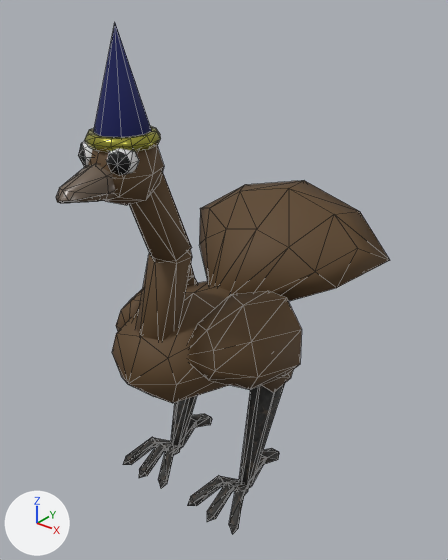
Renders of the glTF model assets/bird.glb from each side of a commit.
Rendered twice from a camera (50 mm lens) standing at (1.76, -1.96, 2.48) and looking at (0.05, 0.17, 1.16). Every picture has the same lights, and +X, +Y and +Z are marked at lower left. Mesh edges are drawn as thin lines. Where no turn or scale is listed for an object, it has been applied to the vertices.

The older version as bpy lines, for what is in view:
```python
ob_cube = bpy.data.objects.new('Cube', me_mesh)
ob_cube.location = (0.0, 0.66, 1.248)
ob_cube_005 = bpy.data.objects.new('Cube.005', me_cube_006)
ob_cube_005.location = (0.149, -0.087, 0.055)
ob_cylinder_001 = bpy.data.objects.new('Cylinder.001', me_cylinder_001)
ob_cylinder_001.location = (0.0, -0.214, 1.168)
ob_cylinder_002 = bpy.data.objects.new('Cylinder.002', me_cylinder_002)
ob_cylinder_002.location = (0.0, -0.228, 1.617)
ob_cylinder_003 = bpy.data.objects.new('Cylinder.003', me_cylinder_003)
ob_cylinder_003.location = (0.257, 0.262, 0.746)
ob_hat = bpy.data.objects.new('hat', me_cone)
ob_hat.location = (0.0, -0.372, 2.146)
ob_sphere = bpy.data.objects.new('Sphere', me_sphere)
ob_sphere.location = (0.0, 0.0, 0.903)
ob_sphere_001 = bpy.data.objects.new('Sphere.001', me_sphere_001)
ob_sphere_001.location = (0.0, -0.377, 1.832)
ob_sphere_002 = bpy.data.objects.new('Sphere.002', me_sphere_002)
ob_sphere_002.location = (0.284, 0.0, 0.977)
# also in view: 'Torus' at (0.0, -0.37, 1.95); 'Cube.007' at (0.0, -0.1, 0.06); 'Cube.001' at (0.0, -0.55, 1.82); 'Cube.003' at (0.0, -0.11, 0.06); 'Sphere.003' at (0.0, -0.45, 1.89)
```
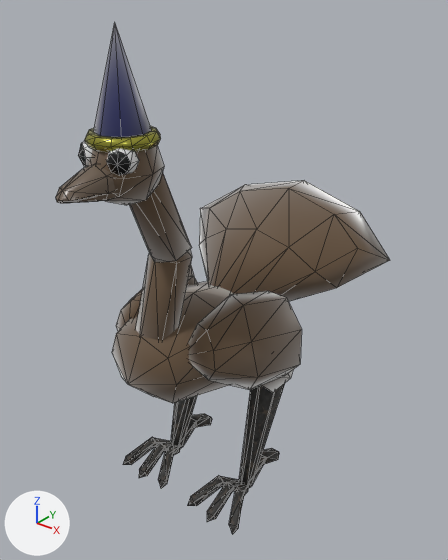
Where the newer file only moved an object's origin or applied its transform, the numbers keep the older frame.

The change, as JSON lines over the scene's bpy script:
```json
{"op": "add", "block": "mat_feathers", "code": "mat_feathers.sheen_weight = 1.0"}
{"op": "add", "block": "mat_material_001", "code": "mat_material_001.sheen_weight = 1.0"}
{"block": "me_mesh", "where": "me_mesh.from_pydata(...)  # 42 vertices, 80 faces; spans x -0.626..0.626, y -0.508..0.293, z -0.274..0.221"}
{"op": "remove", "block": "me_mesh", "code": "me_mesh.materials.append(mat_feathers_001)  # brown #5a4225"}
{"op": "add", "block": "me_mesh", "code": "me_mesh.materials.append(mat_feathers)  # brown #5a4225"}
{"block": "me_sphere_002", "where": "me_sphere_002.from_pydata(...)  # 52 vertices, 96 faces; spans x -0.783..0.215, y -0.277..0.416, z -0.212..0.182"}
{"op": "remove", "block": "me_sphere_002", "code": "me_sphere_002.materials.append(mat_feathers_001)  # brown #5a4225"}
{"op": "add", "block": "me_sphere_002", "code": "me_sphere_002.materials.append(mat_feathers)  # brown #5a4225"}
```

Changed parts and their boxes [x1, y1, x2, y2] in the pictures (448 x 560 px):
```json
{"object": "Cube", "change": "surface changed, recoloured", "before": [199, 180, 390, 301], "after": [199, 180, 390, 301]}
{"object": "Sphere.002", "change": "surface changed, recoloured", "before": [116, 265, 302, 390], "after": [116, 265, 302, 390]}
{"object": "Sphere", "change": "surface changed", "before": [112, 281, 233, 403], "after": [112, 281, 233, 403]}
{"object": "hat", "change": "surface changed", "before": [93, 23, 151, 137], "after": [93, 23, 151, 137]}
{"object": "Cylinder.001", "change": "surface changed", "before": [136, 250, 192, 341], "after": [136, 250, 192, 341]}
{"object": "Cylinder.002", "change": "surface changed", "before": [130, 172, 192, 262], "after": [130, 172, 192, 262]}
{"object": "Sphere.001", "change": "surface changed", "before": [84, 146, 164, 205], "after": [84, 146, 164, 205]}
{"object": "Cylinder.003", "change": "surface changed", "before": [187, 276, 293, 392], "after": [187, 276, 293, 392], "on screen": "brown to grey"}
```
